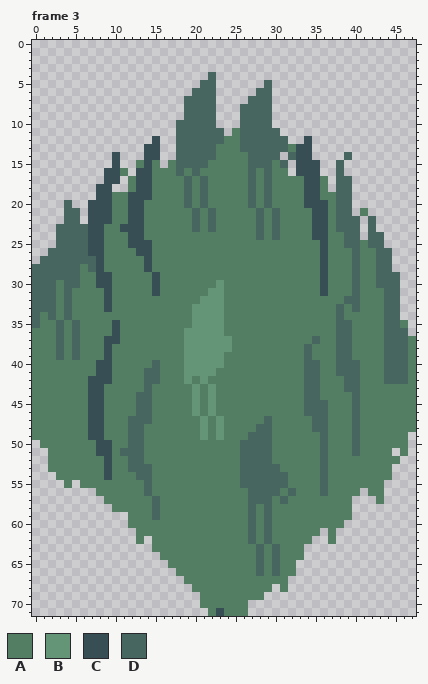
Pixel-art file -- resources/asesprite/blocks/Block_Grass_Long_Animated.aseprite. Above, as it was before the edit.
48x72 pixels, 6 frames. Colours within 5 levels of each other are drawn and written as one. Shown: frame 3. The commit also changed other frames, which this record leaves out.
Palette (. is transparent): A #547e64  B #659577  C #374e54  D #46665f
Pixels before, frame 3 (only the part around the change), first column x 26:
29 AAAAAAAAAACAAADAADDD..
30 AAAAAAAAAACAAADAADDD..
31 AAAAAAAAAACAAADAAADD..
32 AAAAAAAAAAAAADDAAADD..
33 AAAAAAAAAAAADADAAADD..
34 AAAAAAAAAAAADAAAAADD..
35 AAAAAAAAAAAADDAAAADDA.
36 AAAAAAAAAAAADDAAAADDD.
37 AAAAAAAAADAADDAAAADDDA
38 AAAAAAAADAAADDAAAADDDA
39 AAAAAAAADAAADDAAAADDDA
40 AAAAAAAADDAADDDAAADDDA
41 AAAAAAAADDAADDDAAADDDA
42 AAAAAAAADDAAADDAAADDDA
43 AAAAAAAADDAAADDAAAAAAA
44 AAAAAAAADDAAAADAAAAAAA
45 AAAAAAAADDDAAADAAAAAAA
46 AAAAAAAADDDAAADAAAAAAA
47 AAADAAAAADDAAADAAAAAAA
48 AADDAAAAADDAAADAAAAAAA
49 ADDDAAAAAADAAADAAAAAA.
50 DDDDAAAAAADAAADAAAAAA.
51 DDDDAAAAAADAAADAAAA.A.
52 DDDDAAAAAADAAAAAAAAA..
53 DDDDDAAAAADAAAAAAAA...
54 DDDDDDAAAADAAAAAAAA...
55 DDDDDDAAAADAAAAAAA....
56 ADDDDADAAADAAAA.AA....
57 ADDDADAAAAAAAA...A....
58 ADADAAAAAAAAAA........
59 ADADAAAAAAAAAA........
60 ADADAAAAAAAAA.........
61 ADADAAAAAA.A..........
62 ADADAAAAA..A..........
63 AADADAAA..............
64 AADADAAA..............
65 AADADAA...............
Once edited:
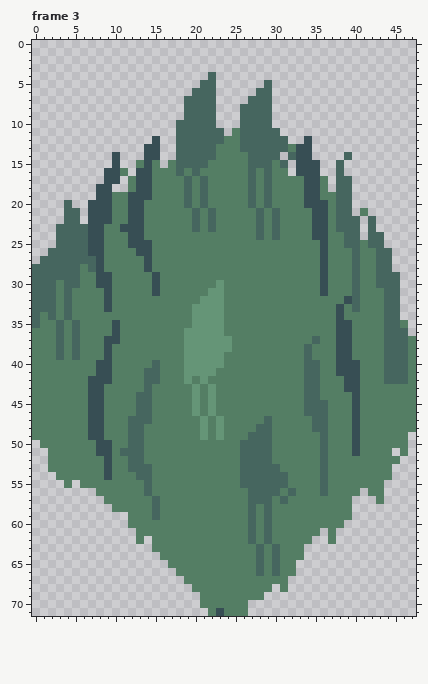
The edit:
Frame 3, layer "line-1/anim-2 Copy Copy Copy #2":
y 32: x 39 D -> C
y 33..34: x 38 D -> C
y 35..39: x 38..39 DD -> CC
y 40..41: x 38..40 DDD -> CCC
y 42..43: x 39..40 DD -> CC
y 44..51: x 40 D -> C
